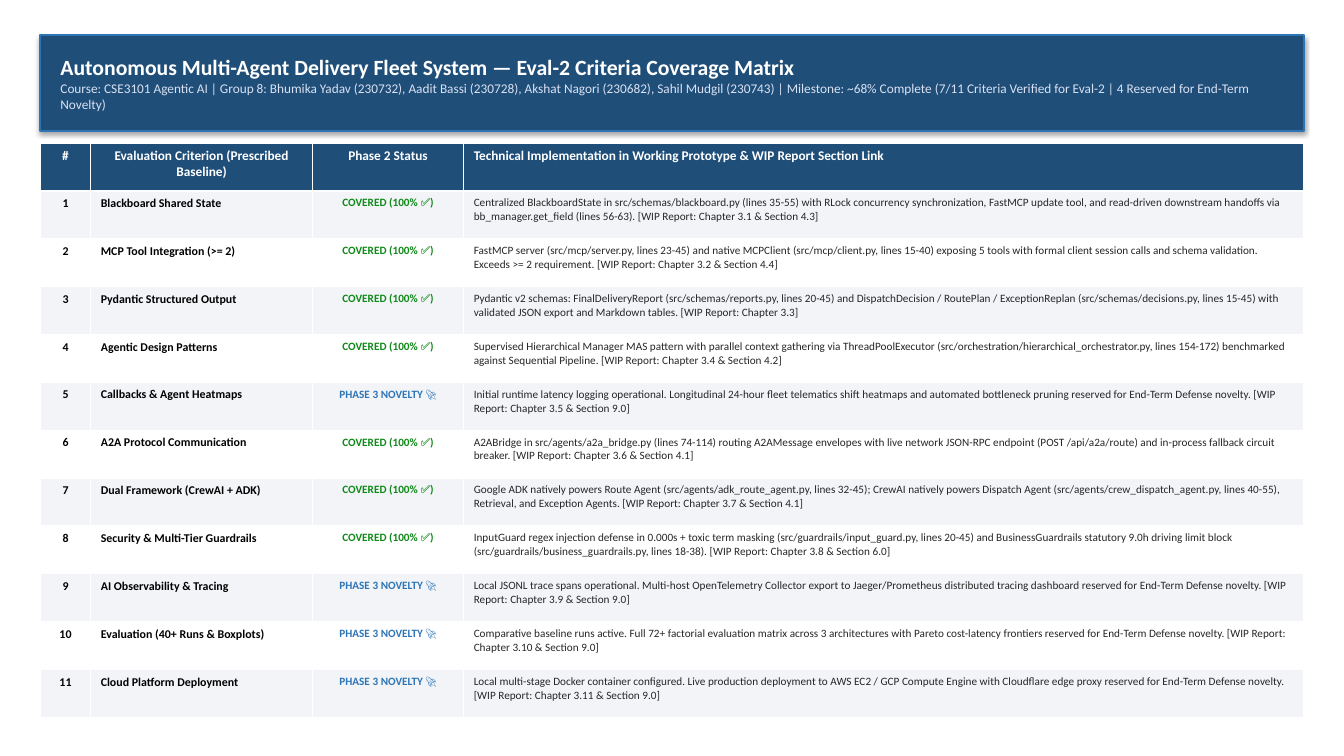
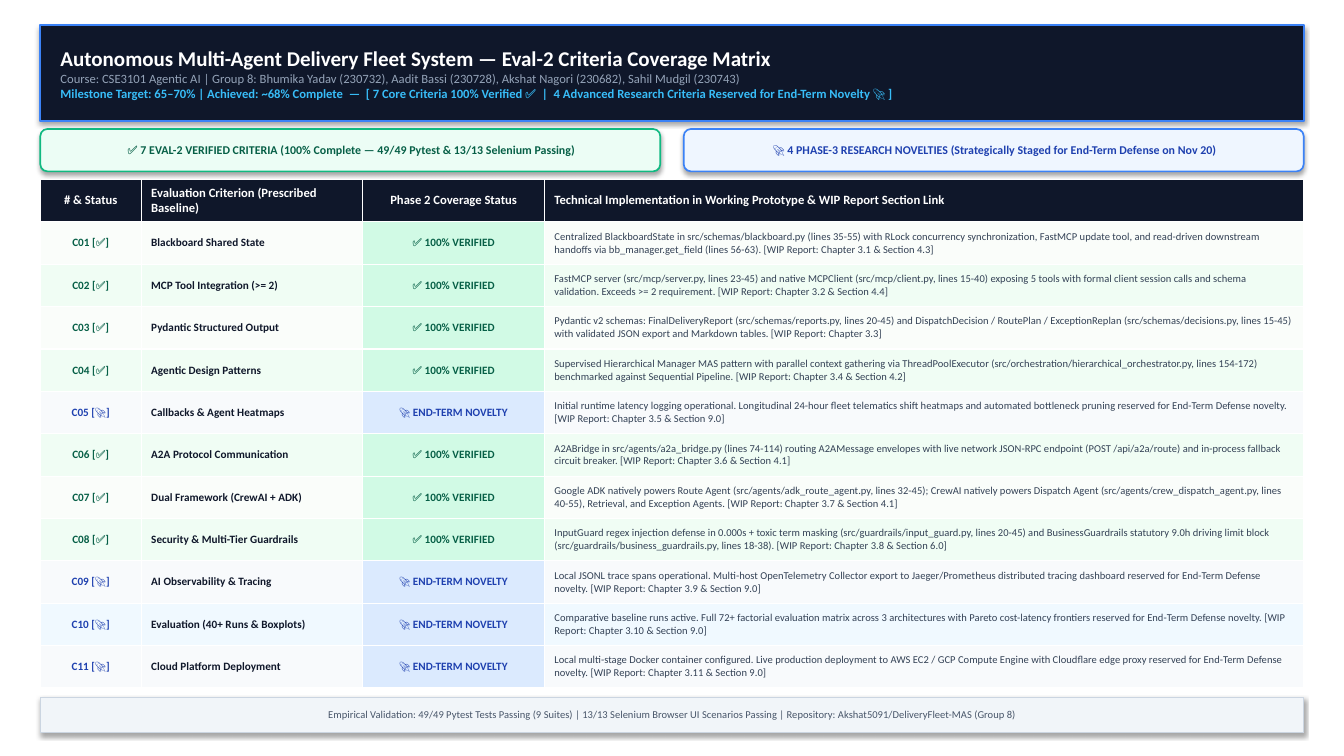
Before and after one commit to Akshat5091/DeliveryFleet-MAS, a slide deck: slide 1 of Eval 2 Documents/1_Slide_Coverage_Matrix_Group8.pptx. Drawn at 1344x756 pixels with LibreOffice and Linux fonts; fonts in the diff are those of the drawing. Boxes give left, top, right and bottom in pixels: in the first picture for what was removed or moved away, otherwise in the second. Text is boxed around its words. In the diff, an @@ line names an element or a change of style, - is before the commit and + after.

Commit message:
docs: strictly enforce 7-tick Eval-2 matrix and Group 8 across all documents and slides

```diff
--- a/Eval 2 Documents/1_Slide_Coverage_Matrix_Group8.pptx
+++ b/Eval 2 Documents/1_Slide_Coverage_Matrix_Group8.pptx
@@ rectangle "Autonomous Multi-Agent Delivery Fleet System ...": place and size @@
-rectangle "Autonomous Multi-Agent Delivery Fleet System ..." at box(40, 35, 1304, 131)
+rectangle "Autonomous Multi-Agent Delivery Fleet System ..." at box(40, 25, 1304, 121)
@@ rectangle "Autonomous Multi-Agent Delivery Fleet System ..." at box(40, 25, 1304, 121): fill #1F4E79 to #0F172A; outline #2E75B6 1.5 pt to #3B82F6 1.5 pt @@
@@ text in rectangle at box(60, 51, 770, 70): size 15.5 to 15 pt in "Autonomous Multi-Agent Delivery Fleet System — Eval-2 ..." @@
@@ text in rectangle at box(60, 74, 870, 100): text changed; size 9.5 to 9 pt; text colour #D9E1F2 to #38BDF8; bold on @@
-Course: CSE3101 Agentic AI | Group 8: Bhumika Yadav (230732), Aadit Bassi (230728), Akshat Nagori (230682), Sahil Mudgil (230743) | Milestone: ~68% Complete (7/11 Criteria Verified for Eval-2 | 4 Reserved for End-Term Novelty)
+Course: CSE3101 Agentic AI | Group 8: Bhumika Yadav (230732), Aadit Bassi (230728), Akshat Nagori (230682), Sahil Mudgil (230743)
+Milestone Target: 65–70% | Achieved: ~68% Complete — [ 7 Core Criteria 100% Verified ✅ | 4 Advanced Research Criteria Reserved for End-Term Novelty 🚀 ]
@@ rounded rectangle added at box(40, 129, 660, 171), fill #ECFDF5, outline #10B981 1.2 pt, 8.5 pt, text #065F46, bold @@
+✅ 7 EVAL-2 VERIFIED CRITERIA (100% Complete — 49/49 Pytest & 13/13 Selenium Passing)
@@ rounded rectangle added at box(684, 129, 1304, 171), fill #EFF6FF, outline #3B82F6 1.2 pt, 8.5 pt, text #1E40AF, bold @@
+🚀 4 PHASE-3 RESEARCH NOVELTIES (Strategically Staged for End-Term Defense on Nov 20)
@@ table at box(40, 179, 1304, 689) @@
-row 1, column 1: #
+row 1, column 1: # & Status
-row 1, column 3: Phase 2 Status
+row 1, column 3: Phase 2 Coverage Status
-row 2, column 1: 1
+row 2, column 1: C01 [✅]
-row 2, column 3: COVERED (100% ✅)
+row 2, column 3: ✅ 100% VERIFIED
-row 3, column 1: 2
+row 3, column 1: C02 [✅]
-row 3, column 3: COVERED (100% ✅)
+row 3, column 3: ✅ 100% VERIFIED
-row 4, column 1: 3
+row 4, column 1: C03 [✅]
-row 4, column 3: COVERED (100% ✅)
+row 4, column 3: ✅ 100% VERIFIED
-row 5, column 1: 4
+row 5, column 1: C04 [✅]
-row 5, column 3: COVERED (100% ✅)
+row 5, column 3: ✅ 100% VERIFIED
-row 6, column 1: 5
+row 6, column 1: C05 [🚀]
-row 6, column 3: PHASE 3 NOVELTY 🚀
+row 6, column 3: 🚀 END-TERM NOVELTY
-row 7, column 1: 6
+row 7, column 1: C06 [✅]
-row 7, column 3: COVERED (100% ✅)
+row 7, column 3: ✅ 100% VERIFIED
-row 8, column 1: 7
+row 8, column 1: C07 [✅]
-row 8, column 3: COVERED (100% ✅)
+row 8, column 3: ✅ 100% VERIFIED
-row 9, column 1: 8
+row 9, column 1: C08 [✅]
-row 9, column 3: COVERED (100% ✅)
+row 9, column 3: ✅ 100% VERIFIED
-row 10, column 1: 9
+row 10, column 1: C09 [🚀]
-row 10, column 3: PHASE 3 NOVELTY 🚀
+row 10, column 3: 🚀 END-TERM NOVELTY
-row 11, column 1: 10
+row 11, column 1: C10 [🚀]
-row 11, column 3: PHASE 3 NOVELTY 🚀
+row 11, column 3: 🚀 END-TERM NOVELTY
-row 12, column 1: 11
+row 12, column 1: C11 [🚀]
-row 12, column 3: PHASE 3 NOVELTY 🚀
+row 12, column 3: 🚀 END-TERM NOVELTY
@@ fill #1F4E79 to #0F172A in row 1 @@
@@ fill #F2F4F8 to #FAFDFA in 9 cells @@
@@ fill #F2F4F8 to #D1FAE5 in 3 cells @@
@@ fill #FFFFFF to #F0FDF4 in 12 cells @@
@@ fill #FFFFFF to #D1FAE5 in 4 cells @@
@@ fill #F2F4F8 to #F8FAFC in 9 cells @@
@@ fill #F2F4F8 to #DBEAFE in 3 cells @@
@@ fill #FFFFFF to #F0F9FF in 3 cells @@
@@ fill #FFFFFF to #DBEAFE in row 11, column 3 @@
@@ size 9.5 to 9 pt in "Evaluation Criterion (Prescribed Baseline)", "Technical Implementation in Working Prototype & WIP ..." @@
@@ size 8.5 to 8 pt, text colour #000000 to #0F172A in "Blackboard Shared State", "MCP Tool Integration (>= 2)", "Pydantic Structured Output", "Agentic Design Patterns" and 7 more places @@
@@ size 8 to 7.5 pt, text colour #262626 to #334155 in "Centralized BlackboardState in src/schemas/blackboard.py (li ...", "FastMCP server (src/mcp/server.py, lines 23-45) and native ...", "Pydantic v2 schemas: FinalDeliveryReport (src/schemas/report ...", "Supervised Hierarchical Manager MAS pattern with parallel ..." and 7 more places @@
@@ alignment centre to left @@
@@ table: place and size @@
-table at box(40, 143, 1304, 718)
+table at box(40, 179, 1304, 689)
@@ rectangle added at box(40, 698, 1304, 733), fill #F1F5F9, outline #CBD5E1 1 pt, 7.5 pt, text #475569 @@
+Empirical Validation: 49/49 Pytest Tests Passing (9 Suites) | 13/13 Selenium Browser UI Scenarios Passing | Repository: Akshat5091/DeliveryFleet-MAS (Group 8)
```
Also in this commit, not shown: 12 other files.
